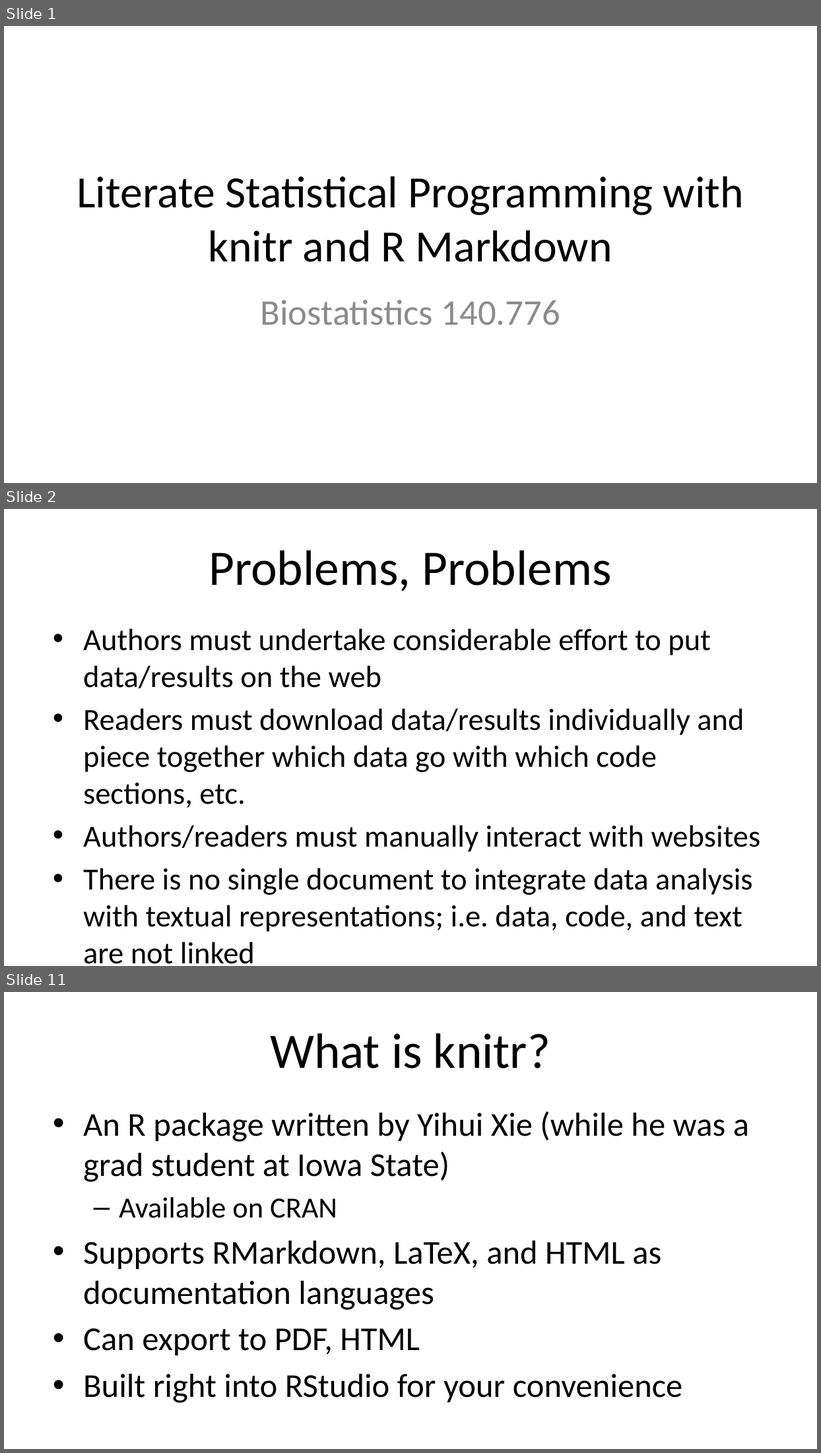
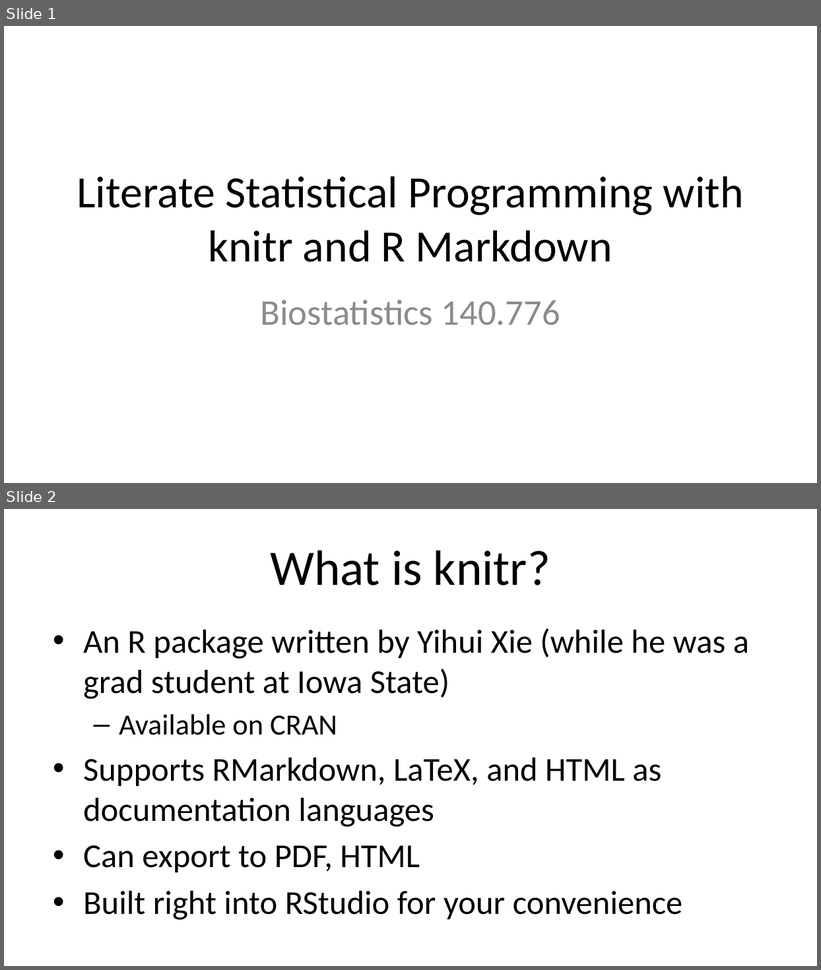
Before and after one commit to Max201510/Biostat776, a slide deck: notes/knitr.pptx. Shown one above the other, each under a label of ours: slides 1, 2 and 11 before the commit, slides 1 and 2 after it; the slides between them are not shown. The pictures are 821x1453 and 821x970 pixels, drawn with LibreOffice and Linux fonts; fonts in the diff are those of the drawing. Boxes give left, top, right and bottom in pixels: in the first picture for what was removed or moved away, otherwise in the second. Text is boxed around its words. In the diff, an @@ line names an element or a change of style, - is before the commit and + after.

```diff
--- a/notes/knitr.pptx
+++ b/notes/knitr.pptx
@@ slide 2 removed at <box>4,509,817,966</box>, background #FFFFFF @@
@@ title removed at <box>209,550,611,591</box> @@
-Problems, Problems
@@ text removed at <box>83,628,761,932</box> @@
-• Authors must undertake considerable effort to put data/results on the web
-• Readers must download data/results individually and piece together which data go with which code sections, etc.
-• Authors/readers must manually interact with websites
-• There is no single document to integrate data analysis with textual representations; i.e. data, code, and text are not linked
@@ what was slide 11 is now slide 2 @@
```
Also in this commit, not shown: 10 other slides removed, 1 other file.
